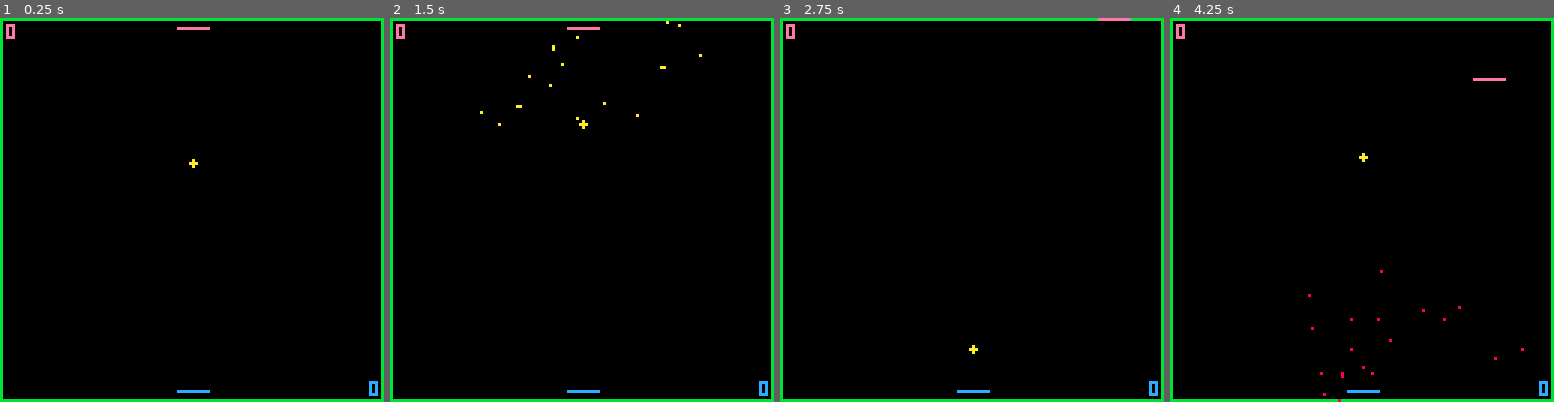
Above: before the commit, frames 1-4 (left to right).
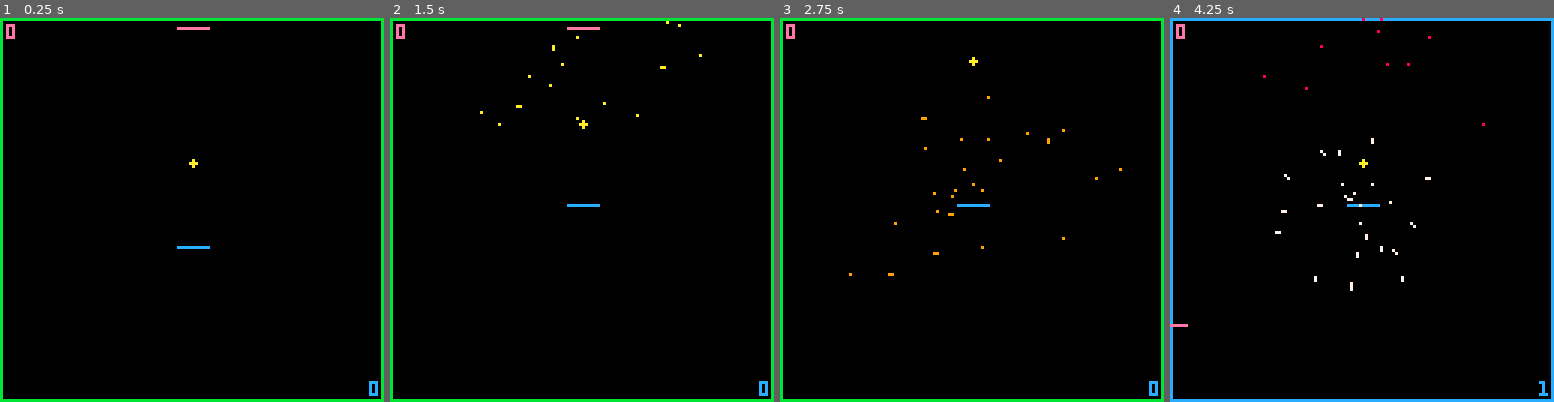
Above: after the commit, the same moments.

Repository: NMSU-DGD/lets_make_in_pico_8
Game: PICO-8 cartridge carts/pixlpong.p8
Two runs of this game, one before a commit and one after it. Both use one fixed random seed, a clock stepped at 60 frames per second and the inputs below.
Inputs:
- Up to frame 1 (0.25 s): no input
- Up to frame 2 (1.5 s): no input
- Up to frame 3 (2.75 s): hold Right 1.6-2.1 s; hold Up 2.15-2.42 s; hold Right from 2.47 s (still down)
- Up to frame 4 (4.25 s): release Right at 3.03 s; hold Left 3.08-3.58 s; hold Down 3.63-3.97 s; hold Right from 4.02 s (still down)

The runs differ from the first frame. In frame 1, 0.1% of the frame differs, in the area x 46-55%, y 59-98%; in frame 2, 0.1%; in frame 3, 0.4%; in frame 4, 3.9%, in the area x 0-100%, y 0-100%.

Commit message:
make paddles be physically based with friction make P2 into a simple AI (it won't take over the world) color effects on scoring

Diff:
--- a/carts/pixlpong.p8
+++ b/carts/pixlpong.p8
@@ -1,5 +1,5 @@
 pico-8 cartridge // http://www.pico-8.com
-version 27
+version 29
 __lua__
 -- init
 
@@ -9,7 +9,7 @@
 k_p1_win   = 0x4 -- 0010
 k_p2_win   = 0x8 -- 0001
 
-k_win_value = 2
+k_win_value = 9
 
 k_logo_frames = 12
 k_logo_steps = 5 -- time to hold frame
@@ -18,6 +18,12 @@
 k_max_part_hp = 100
 
 k_goal_size = 10
+
+k_friction = 0.90
+k_impulse_inc = 0.55
+k_epsilon = 0.000001
+
+k_ai_countdown = 0
 
 -- ui
 ui = {}
@@ -25,6 +31,7 @@
 ui.mode = k_start
 ui.step = k_logo_steps
 ui.frame = 0
+ui.c = 11
 
 -- ball -- could we do more than one???
 b = {}
@@ -73,6 +80,8 @@
 function reset_players()
 	p1.x = 64
 	p1.y = 3
+	p1.dx = 0
+	p1.dy = 0
 	p1.w = 5 -- half width; will draw on each side of the location
 	p1.c = 14
 	p1.s = 0 -- score
@@ -80,10 +89,15 @@
 
 	p2.x = 64
 	p2.y = 124
+	p2.dx = 0
+	p2.dy = 0
 	p2.w = 5 -- half width; will draw on each side of the location
 	p2.c = 12
 	p2.s = 0 -- score
 	p2.name = '2'
+	p2.ai_x = 0
+	p2.ai_y = 0
+	p2.ai_countdown = k_ai_countdown
 end
 
 function fire_next_parts
@@ -132,41 +146,120 @@
 -- update functions
 
 function upd_play()
-	-- update player position
+	-- update player velocity
 	--  based on key input
 	if (btn(⬅️,0)) then -- moving left
-		if (p1.x-p1.w!=0) p1.x-=1
+		if (p1.x-p1.w>0) then
+			p1.dx-=k_impulse_inc
+		else
+		 p1.dx=0
+		end
 	end
 	if (btn(➡️,0)) then
-		if (p1.x+p1.w!=127) p1.x+=1
+		if (p1.x+p1.w<127) then
+		 p1.dx+=k_impulse_inc
+		else
+		 p1.dx=0
+		end
 	end
 	if (btn(⬆️,0)) then -- moving left
-		if (p1.y!=0) p1.y-=1
+		if (p1.y>0) then
+		 p1.dy-=k_impulse_inc
+		else
+		 p1.dy=0
+		end
 	end
 	if (btn(⬇️,0)) then
-		if (p1.y!=127) p1.y+=1
-	end
-
+		if (p1.y<64) then
+		 p1.dy+=k_impulse_inc
+		else
+		 p1.dy=0
+		end
+	end
+
+	if (p2.ai_countdown == 0) then
+		if	(p2.x<b.x) then p2.ai_x=1 end
+		if (p2.x>b.x) p2.ai_x=-1
+		if (p2.y>b.y) p2.ai_y=-1
+		if (p2.y<b.y) p2.ai_y=1
+		p2.ai_countdown = k_ai_countdown
+	else
+		p2.ai_countdown -= 1
+	end
+
+	if (p2.ai_x==-1) then -- moving left
+		if (p2.x-p2.w>0) then
+			p2.dx-=k_impulse_inc
+		else
+		 p2.dx=0
+		end
+	end
+	if (p2.ai_x==1) then
+		if (p2.x+p2.w<127) then
+		 p2.dx+=k_impulse_inc
+		else
+		 p2.dx=0
+		end
+	end
+	if (p2.ai_y==-1) then -- moving up
+		if (p2.y>64) then
+		 p2.dy-=k_impulse_inc
+		else
+		 p2.dy=0
+		end
+	end
+	if (p2.ai_y==1) then
+		if (p2.y<127) then
+		 p2.dy+=k_impulse_inc
+		else
+		 p2.dy=0
+		end
+	end
+
+
+	--[[ p2 controls (replaced with ai)
 	if (btn(⬅️,1)) then -- moving left
-		if (p2.x-p2.w!=0) p2.x-=1
+		if (p2.x-p2.w<=0) p2.dx-=k_impulse_inc
 	end
 	if (btn(➡️,1)) then
-		if (p2.x+p2.w!=127) p2.x+=1
+		if (p2.x+p2.w>=127) p2.dx+=k_impulse_inc
 	end
 	if (btn(⬆️,1)) then -- moving left
-		if (p2.y!=0) p2.y-=1
+		if (p2.y<=0) p2.dy-=k_impulse_inc
 	end
 	if (btn(⬇️,1)) then
-		if (p2.y!=127) p2.y+=1
-	end
+		if (p2.y>=127) p2.dy+=k_impulse_inc
+	end]]--
+
+	--update ball position
+	p1.x+=p1.dx
+	p1.y+=p1.dy
+	p2.x+=p2.dx
+	p2.y+=p2.dy
+
+	p1.dx *= k_friction
+	p1.dy *= k_friction
+	p2.dx *= k_friction
+	p2.dy *= k_friction
+
+	if (abs(p1.dx)<k_epsilon) p1.dx=0
+	if (abs(p1.dy)<k_epsilon) p1.dy=0
+	if (abs(p2.dx)<k_epsilon) p2.dx=0
+	if (abs(p2.dy)<k_epsilon) p2.dy=0
 
 	--run wall collision detection
 	if (b.y+b.dy<0) then --top
 		p2.s+=1
+		ui.c+=1
+		if (ui.c==16) ui.c = 0
+
 	 b.dy*=-1
 	 fire_next_parts(25,b.x,b.y)
 	elseif (b.y+b.dy>128) then
 		p1.s+=1
+		ui.c+=1
+		if (ui.c==16) ui.c = 0
+
 	 b.dy*=-1
 	 fire_next_parts(25,b.x,b.y)
 	end
@@ -261,7 +354,8 @@
 function drw_play()
  camera(0,0)
 	cls()
-	rect(0,0,127,127,11)
+	rect(0,0,127,127,ui.c)
+
 	drw_scores() -- puts both scores in the background
 	drw_ball(b)
 	drw_player(p1) -- could add p2 from here
